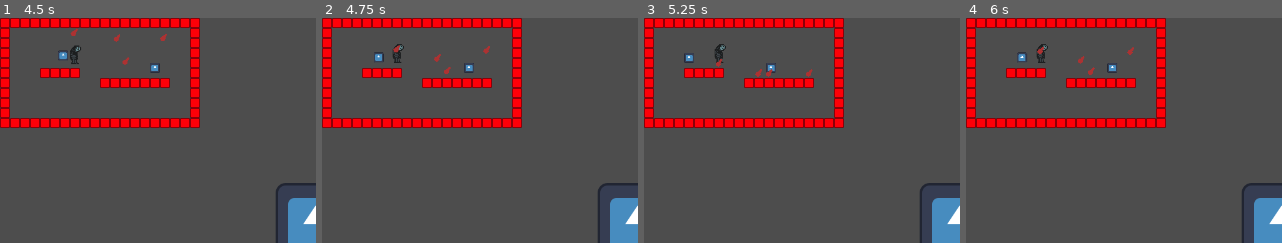
Above: before the commit, frames 1-4 (left to right).
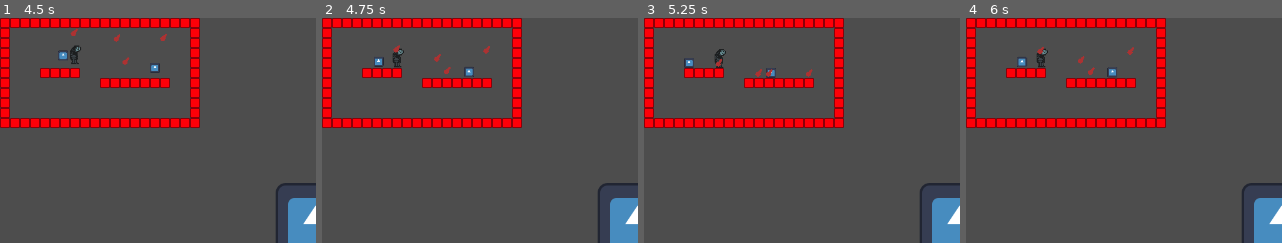
Above: after the commit, the same moments.

Repository: panorb/ludum-dare-56
Game: Godot game, scene res://world.tscn
Two runs of this game, one before a commit and one after it. Both use one fixed random seed, a clock stepped at 60 frames per second and the inputs below. The engine's default icon, where the game draws it, is replaced by a stand-in: a white triangle on a blue panel in a dark square.
Inputs (mouse positions are % of the whole screen's width and height, from its top left):
- Up to frame 1 (4.5 s): click "Select Level" at 0.5 s; click (65, 98) at 1.27 s; type "12" at 1.35 s; click "Enter" at 2 s; click "Enter" at 2.75 s; click "Enter" at 3.5 s; tap Enter at 4.25 s; move the mouse to (50, 9) at 4.27 s; click (50, 9) at 4.42 s
- Up to frame 2 (4.75 s): tap Space (ui_select) at 4.52 s
- Up to frame 3 (5.25 s): move the mouse to (38, 55) at 5.02 s; click (38, 55) at 5.17 s
- Up to frame 4 (6 s): tap Space (ui_select) at 5.27, 5.75 s; move the mouse to (76, 28) at 5.77 s; click (76, 28) at 5.92 s
The pictures show only the part of the screen within x 0-50%, y 0-50%; the shares and areas given below are measured in that part.

Frame 1 is identical in both runs. In frame 2, 0.4% of the frame differs, in the area x 16-49%, y 11-27%; in frame 3, 0.4%; in frame 4, 0.4%, in the area x 16-48%, y 11-27%.

Commit message:
More work on throwers and entities

Diff:
--- a/godot/entities/entity.gd
+++ b/godot/entities/entity.gd
@@ -17,6 +17,9 @@
 		step(x, y, items_future, entities_now, entities_future, level_structure)
 		_processed_tick = tick
 
+func is_free(x, y, entities_now, entities_future):
+	return entities_now[y][x] == null and entities_future[y][x] == null
+
 func step(x, y, items_future, entities_now, entities_future, level_structure):
 	pass
 
@@ -25,4 +28,4 @@
 	actual_position.x = position.x
 	actual_position.y = position.y
 	target_position.x = x*Globals.TILE_SIZE+(Globals.TILE_SIZE/2)
-	target_position.y = y*Globals.TILE_SIZE+(Globals.TILE_SIZE/2)
+	target_position.y = y*Globals.TILE_SIZE+(Globals.TILE_SIZE)
--- a/godot/entities/test_entity.gd
+++ b/godot/entities/test_entity.gd
@@ -12,7 +12,7 @@
 
 func step(x, y, items_future, entities_now, entities_future, level_structure):
 	var next_x = x+direction
-	if level_structure[y][next_x] == SimulationState.LEVEL_BLOCK.AIR && level_structure[y+1][next_x] == SimulationState.LEVEL_BLOCK.WALL:
+	if is_free(next_x, y, entities_now, entities_future) and level_structure[y][next_x] == SimulationState.LEVEL_BLOCK.AIR && level_structure[y+1][next_x] == SimulationState.LEVEL_BLOCK.WALL:
 		move_to(next_x, y, entities_future)
 	else:
 		move_to(x, y, entities_future)
--- a/godot/entities/thrower.gd
+++ b/godot/entities/thrower.gd
@@ -6,7 +6,8 @@
 	actual_position = position
 
 func step(x, y, items_future, entities_now, entities_future, level_structure):
-	move_to(x, y, entities_future)
 	if items_future[y][x].size() > 0:
 		var item = items_future[y][x].pop_front()
+		print("Throwing")
 		item.throw()
+	move_to(x, y, entities_future)
--- a/godot/items/state_thrown.gd
+++ b/godot/items/state_thrown.gd
@@ -4,8 +4,10 @@
 var target_position = Vector2(0, 0)
 
 func initialize(item: Item):
+	super(item)
+
+func enter():
 	target_position = item.actual_position
-	super(item)
 
 func easing_function(x: float) -> float:
 	return x
--- a/godot/items/test_item.gd
+++ b/godot/items/test_item.gd
@@ -29,5 +29,6 @@
 
 func throw():
 	current_state = $States/StateThrown
+	current_state.enter()
 
 	# current_state.initialize(self)
